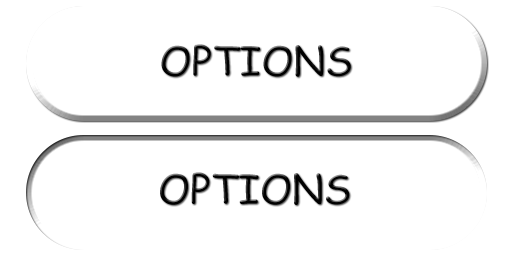
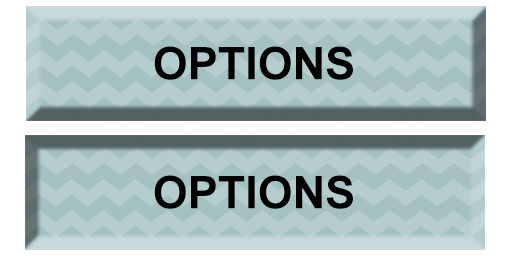
Layer changes from the first 512 x 256 image to the second:
moved "txt1" above "Lag 1", painted on it over [154, 44, 353, 80]
removed layer "rect2" over [26, 135, 487, 250]
removed layer "rect1" over [26, 6, 487, 121]
added layer "Lag 1" above "txt2" over [26, 6, 486, 121]
painted on "txt2" over [154, 172, 353, 209]
added layer "Lag 1 kopier" over [25, 135, 485, 250]
